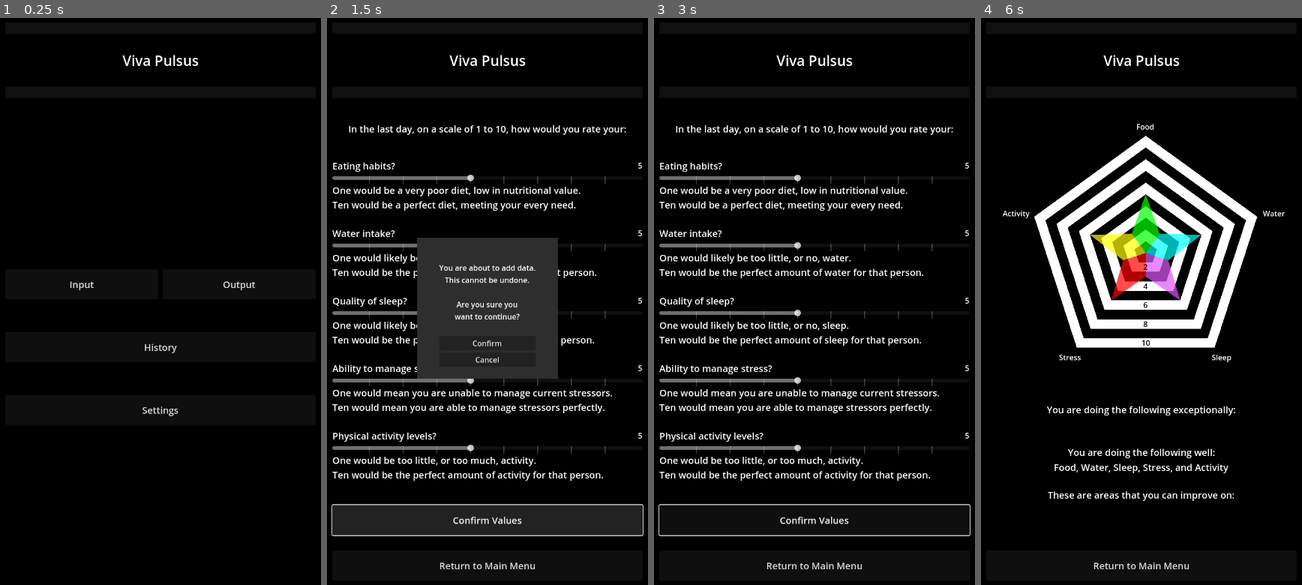
Above: before the commit, frames 1-4 (left to right).
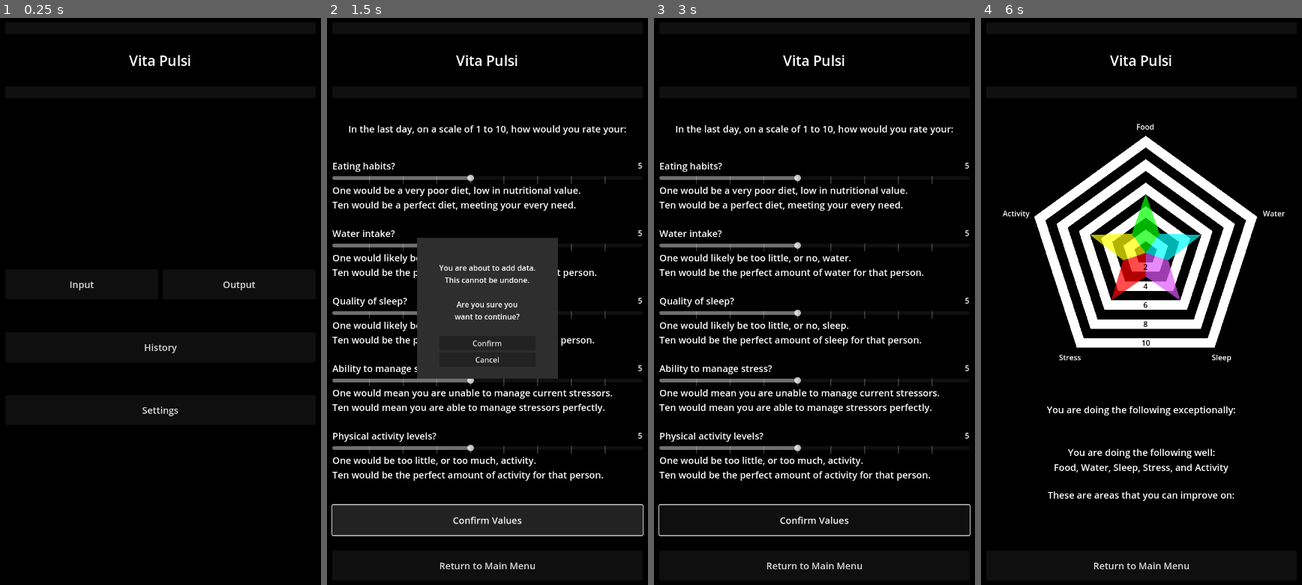
Above: after the commit, the same moments.

Repository: Thorqs/VitaPulsi
Game: Godot game, scene res://control.tscn
Same seed, same stepped clock (60 frames per second), same inputs: the game is played once before the commit and once after it.
Inputs:
- Up to frame 1 (0.25 s): no input
- Up to frame 2 (1.5 s): click "Input" at 0.5 s; click "Confirm Values" at 1.25 s
- Up to frame 3 (3 s): click "Confirm Values" at 2 s; click "Confirm" at 2.75 s
- Up to frame 4 (6 s): click "Confirm Values" at 3.5 s; click "Confirm" at 4.25 s; click "Return to Main Menu" at 5 s; click "Output" at 5.75 s

The runs differ from the first frame. In frame 1, 0.3% of the frame differs, in the area x 38-62%, y 6-9%; in frame 2, 0.3%; in frame 3, 0.3%; in frame 4, 0.3%.

Commit message:
Correct name

Diff:
--- a/control.tscn
+++ b/control.tscn
@@ -70,7 +70,7 @@
 layout_mode = 2
 theme_type_variation = &"HeaderMedium"
 theme_override_font_sizes/font_size = 30
-text = "Viva Pulsus"
+text = "Vita Pulsi"
 horizontal_alignment = 1
 
 [node name="Title\'s Spacer2" type="Control" parent="Panel/HBox/VBox"]
@@ -164,9 +164,9 @@
 [node name="Purpose" type="Label" parent="Panel/HBox/VBox/Settings"]
 layout_mode = 2
 theme_override_font_sizes/font_size = 20
-text = "Viva Pulsus is an attempt to monitor common health habits and present them to the user in a way that shows what they are doing well, and what they can be doing better.
-
-Ideally the user will make a log each day. Once the habit is formed this process should only take a few minutes. After a few weeks, Viva Pulsus should have enough data to give a relatively accurate view of the users current lifestyle."
+text = "Vita Pulsi is an attempt to monitor common health habits and present them to the user in a way that shows what they are doing well, and what they can be doing better.
+
+Ideally the user will make a log each day. Once the habit is formed this process should only take a few minutes. After a few weeks, Vita Pulsi should have enough data to give a relatively accurate view of the users current lifestyle."
 horizontal_alignment = 1
 vertical_alignment = 1
 autowrap_mode = 2
